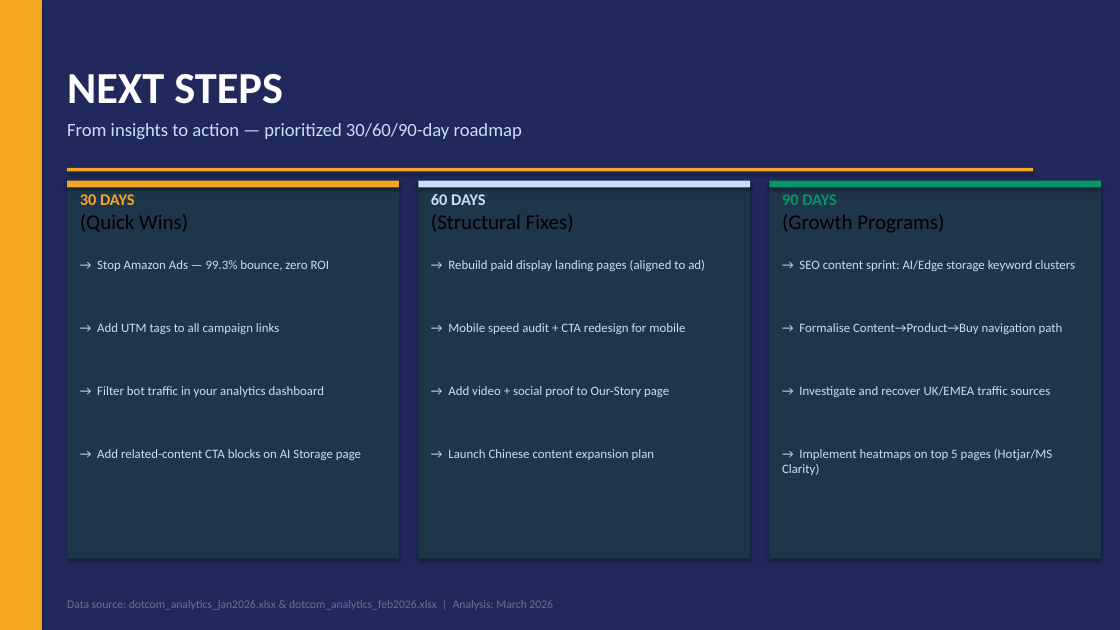
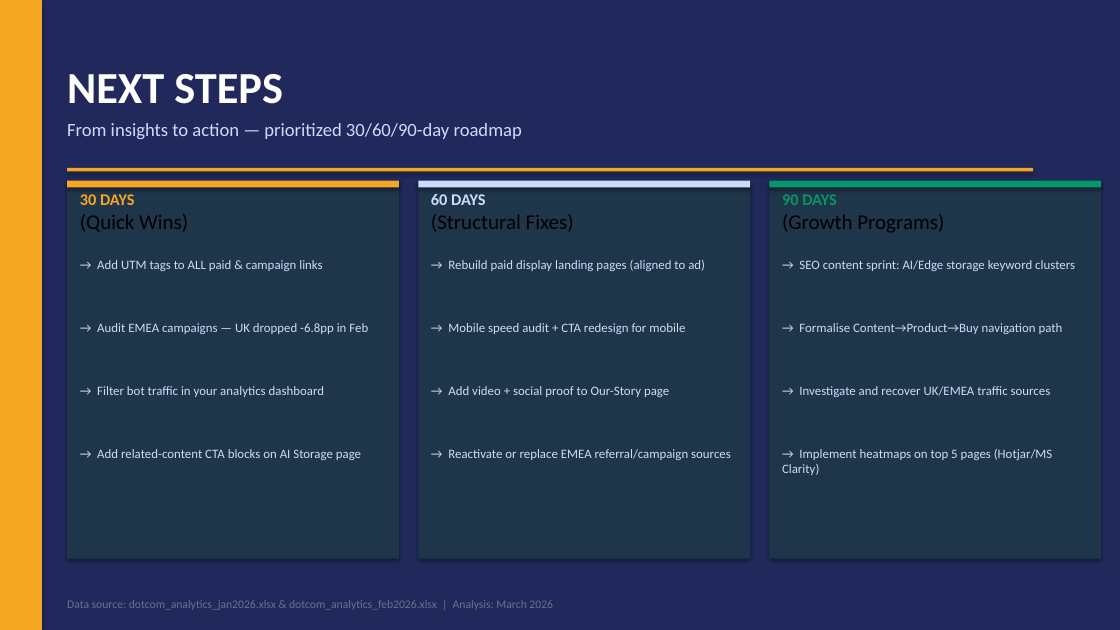
Before and after one commit to durgaguthi/AI, a slide deck: slide 11 of webanalytics/Solidigm_Analytics_Report_JanFeb_FY26.pptx. Drawn at 1120x630 pixels with LibreOffice and Linux fonts; fonts in the diff are those of the drawing. Boxes give left, top, right and bottom in pixels: in the first picture for what was removed or moved away, otherwise in the second. Text is boxed around its words. In the diff, an @@ line names an element or a change of style, - is before the commit and + after.

```diff
--- a/webanalytics/Solidigm_Analytics_Report_JanFeb_FY26.pptx
+++ b/webanalytics/Solidigm_Analytics_Report_JanFeb_FY26.pptx
@@ text at bbox=[97, 260, 322, 271]: text changed @@
-→ Add UTM tags to all campaign links
+→ Add UTM tags to ALL paid & campaign links
@@ text removed at bbox=[97, 260, 330, 271] @@
-→ Stop Amazon Ads — 99.3% bounce, zero ROI
@@ text added at bbox=[97, 323, 368, 334], 11 pt, text #CADCFC @@
+→ Audit EMEA campaigns — UK dropped -6.8pp in Feb
@@ text at bbox=[448, 449, 731, 460]: text changed @@
-→ Launch Chinese content expansion plan
+→ Reactivate or replace EMEA referral/campaign sources
```
Also in this commit, not shown: 10 other slides changed, 1 other file.
